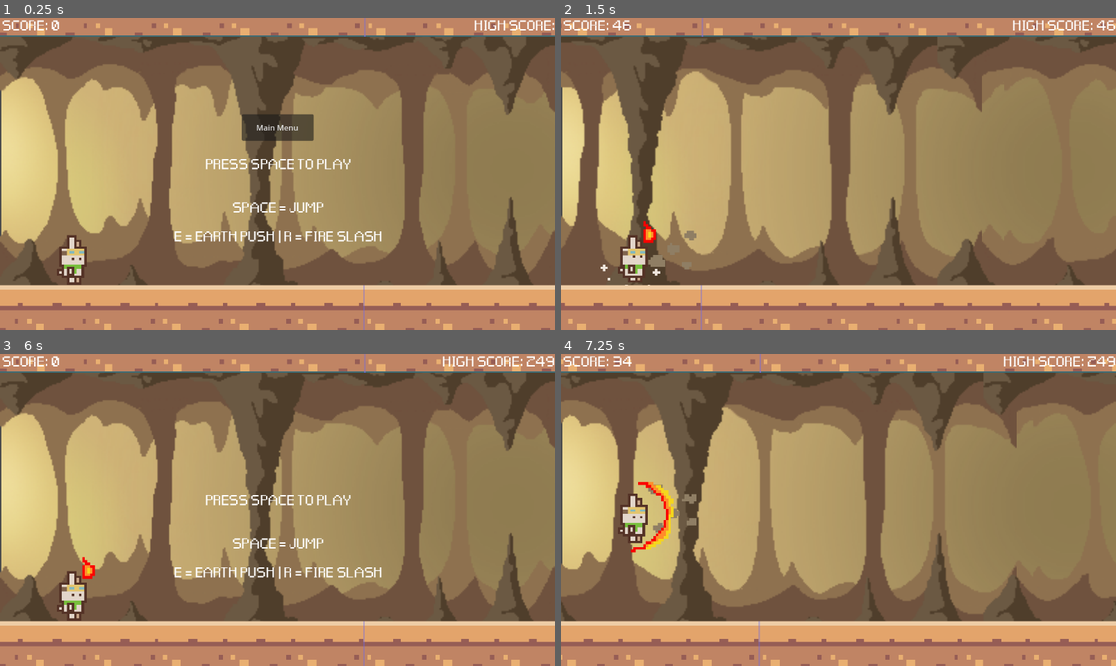
Above: before the commit, frames 1-4 (two rows, left to right).
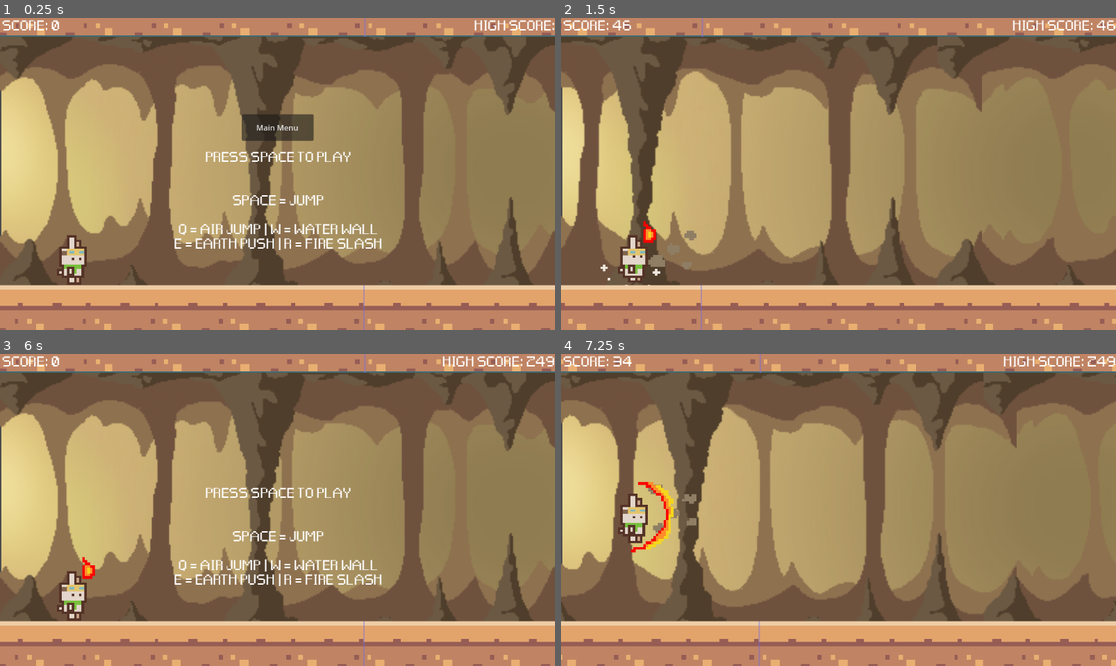
Above: after the commit, the same moments.

Repository: maryandrearv/the-elemental-path
Game: Godot game, scene res://scenes/main.tscn
Same seed, same stepped clock (60 frames per second), same inputs: the game is played once before the commit and once after it.
Inputs:
- Up to frame 1 (0.25 s): no input
- Up to frame 2 (1.5 s): tap Space at 0.5 s; tap E (earth) at 0.6 s; tap Enter (ui_accept) at 0.77 s; tap R (fire) at 0.8, 1.35 s
- Up to frame 3 (6 s): tap Enter (ui_accept) at 1.52, 3.02, 3.77, 4.52 s; tap E (earth) at 1.55, 2.85, 4.55, 5.1 s; hold Q (air) 2.03-2.78 s; tap R (fire) at 2.3, 3.6, 5.3 s; tap W (water) at 4.35 s; click "RESTART" at 5.75 s
- Up to frame 4 (7.25 s): tap Space at 6.5 s; tap R (fire) at 6.6 s; tap Enter (ui_accept) at 6.77 s; tap E (earth) at 6.8 s

The runs differ from the first frame. In frame 1, 2.4% of the frame differs, in the area x 31-69%, y 42-75%; in frame 2, nothing differs; in frame 3, 2.4%; in frame 4, nothing differs.

Commit message:
Doing testing changes

Diff:
--- a/runner/main.gd
+++ b/runner/main.gd
@@ -235,6 +235,8 @@
 	#remove invalid object
 	obstacles = obstacles.filter(is_instance_valid)
 
+	var is_rock_hit: bool = false
+
 	var nearest_rock: RigidBody2D = null
 	var closest_distance: float = push_distance  # Start with the maximum push distance
 
@@ -244,9 +246,12 @@
 			# Ensure the rock is in front of the player
 			if distance_to_rock < closest_distance and rock.global_position.x > player_position.global_position.x:
 				closest_distance = distance_to_rock
+				#is_rock_hit = true
 				nearest_rock = rock  # Store the closest rock
-
-	if nearest_rock:
+			#else:
+				#is_rock_hit = false
+
+	if nearest_rock: #and not is_rock_hit
 		# Move the nearest rock slightly (adjust the values as needed)
 		var offset = Vector2(200, 0)  # Move the rock slightly to the right
 		nearest_rock.position += offset  # Change position directly
--- a/runner/scenes/fire_obstacle.gd
+++ b/runner/scenes/fire_obstacle.gd
@@ -13,13 +13,6 @@
 func _process(delta: float) -> void:
 	pass
 
-func destroy_vine():
-	if not is_destroyed:
-		is_destroyed = true
-		#Remove Vine from scene
-		queue_free()
-		print("Vine Destroyed!")
-
 func _on_fireobs_hitbox_area_entered(area: Area2D) -> void:
 	if area.is_in_group("Water_Attack"):
 		queue_free()
--- a/runner/scenes/hud.tscn
+++ b/runner/scenes/hud.tscn
@@ -50,6 +50,7 @@
 
 SPACE = JUMP
 
+Q = AIR JUMP | W = WATER WALL
 E = EARTH PUSH | R = FIRE SLASH
 "
 horizontal_alignment = 1
--- a/runner/scenes/spikes.tscn
+++ b/runner/scenes/spikes.tscn
@@ -13,8 +13,15 @@
 scale = Vector2(0.30125, 0.23125)
 texture = ExtResource("1_ja5jx")
 
-[node name="CollisionShape2D" type="CollisionShape2D" parent="Stalactites"]
-position = Vector2(-3.3195, 90.8109)
+[node name="Stalactites_hit_box" type="Area2D" parent="Stalactites"]
+position = Vector2(189.211, 203.244)
+rotation = -3.14159
+scale = Vector2(3.3195, 4.32432)
+
+[node name="CollisionShape2D" type="CollisionShape2D" parent="Stalactites/Stalactites_hit_box"]
+position = Vector2(57.9999, 26)
+rotation = 3.14159
+scale = Vector2(0.30125, 0.23125)
 shape = SubResource("RectangleShape2D_1d7pm")
 
 [node name="Stalagmites" type="Sprite2D" parent="."]
@@ -22,8 +29,13 @@
 scale = Vector2(0.30125, 0.23125)
 texture = ExtResource("1_ja5jx")
 
-[node name="CollisionShape2D" type="CollisionShape2D" parent="Stalagmites"]
+[node name="Stalagmites_hit_box" type="Area2D" parent="Stalagmites"]
+position = Vector2(-205.809, -2062.7)
+scale = Vector2(3.3195, 4.32432)
+
+[node name="CollisionShape2D" type="CollisionShape2D" parent="Stalagmites/Stalagmites_hit_box"]
 z_index = 2
-position = Vector2(0, 95.1349)
+position = Vector2(62, 499)
 rotation = -3.14159
+scale = Vector2(0.30125, 0.23125)
 shape = SubResource("RectangleShape2D_1d7pm")
